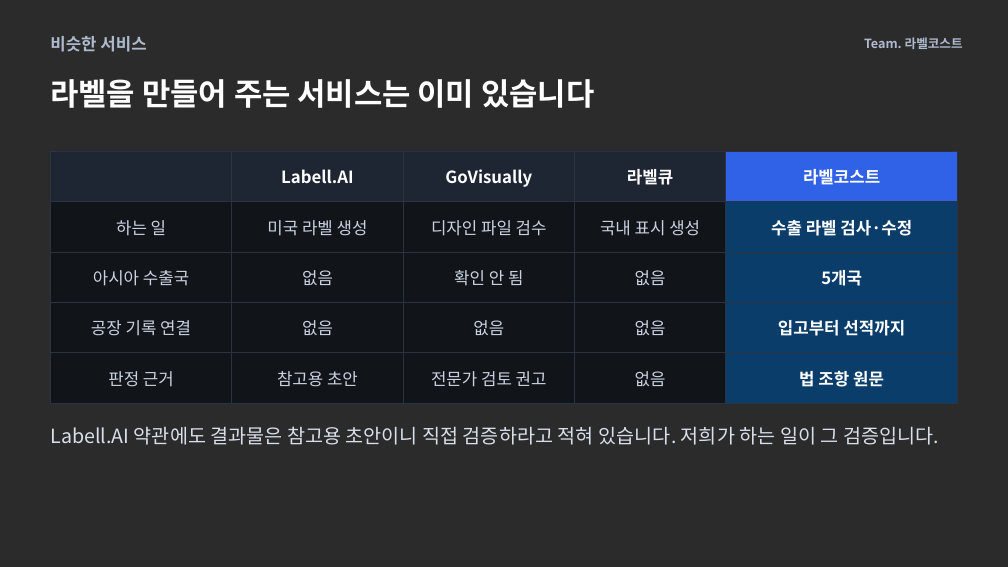
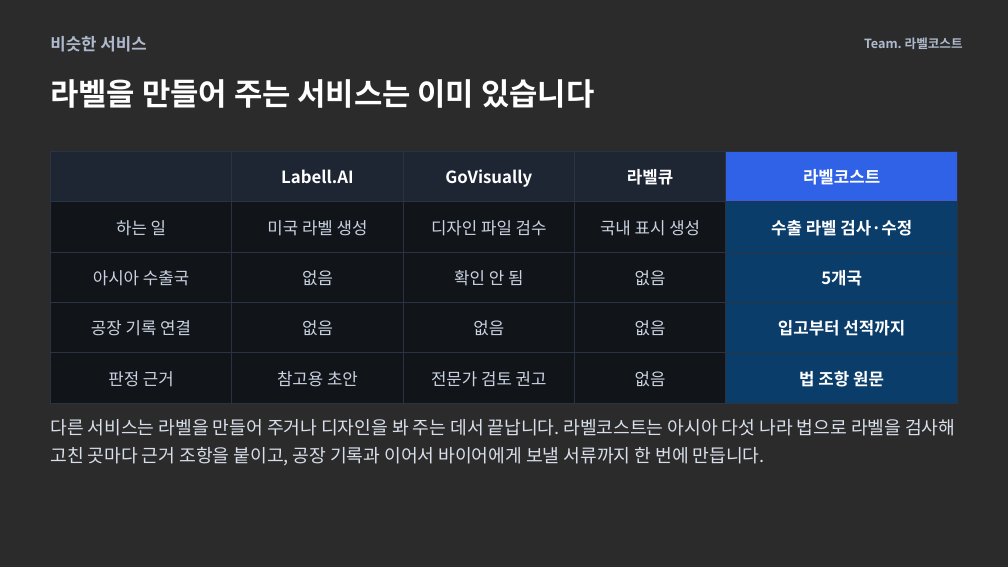
Before and after one commit to jaeyoon905/koreanking, a slide deck: slide 6 of 발표자료/라벨코스트_발표.pptx. Drawn at 1008x567 pixels with LibreOffice and Linux fonts; fonts in the diff are those of the drawing; background and template pictures are left out; a plain dark background stands for a picture behind light text. Boxes give left, top, right and bottom in pixels: in the first picture for what was removed or moved away, otherwise in the second. Text is boxed around its words. In the diff, an @@ line names an element or a change of style, - is before the commit and + after.

Commit message:
발표자료: 4장 기술 설명(추출, 대조, 판정, 변환, 반영 5단계와 규칙 코드), 5장을 처음 보는 사람 기준으로(담당자가 법령을 찾지 않아도 되는 이유, 세 군데·확인 필요 문장 뺌), 6장 결론을 경쟁사 대비 차별점으로, 7장 마무리 '라벨 한 장 때문에 선적이 멈추지 않게', 4~7장 발표자 노트, pdf 다시 뽑음 / 대본(demo.md) 맞춤

```diff
--- a/발표자료/라벨코스트_발표.pptx
+++ b/발표자료/라벨코스트_발표.pptx
@@ text at <box>50,419,955,466</box>: text changed; size 14 to 13 pt @@
-Labell.AI 약관에도 결과물은 참고용 초안이니 직접 검증하라고 적혀 있습니다. 저희가 하는 일이 그 검증입니다.
+다른 서비스는 라벨을 만들어 주거나 디자인을 봐 주는 데서 끝납니다. 라벨코스트는 아시아 다섯 나라 법으로 라벨을 검사해 고친 곳마다 근거 조항을 붙이고, 공장 기록과 이어서 바이어에게 보낼 서류까지 한 번에 만듭니다.
```
Also in this commit, not shown: 3 other slides changed, 2 other files.
